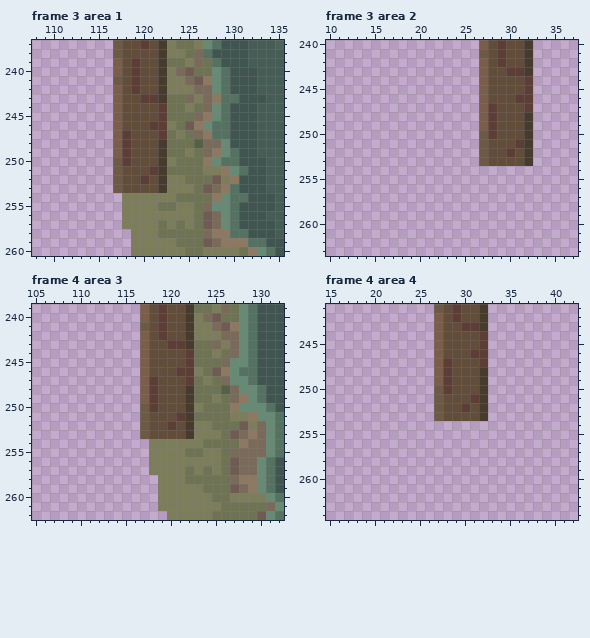
Pixel-art file, stored at assets/02_architecture/05_moulin/02_ext/Moulin_Batiment_Anim.aseprite. This is how it looked before the edit.
375x292 pixels, 9 frames. Colours within 5 levels of each other are drawn and written as one. Shown: frame 3 area 1: x 108..135, y 237..260; frame 3 area 2: x 10..37, y 240..263; frame 4 area 3: x 105..132, y 239..262; frame 4 area 4: x 15..42, y 241..264. The commit also changed other frames or places, which this record leaves out.
After the commit:
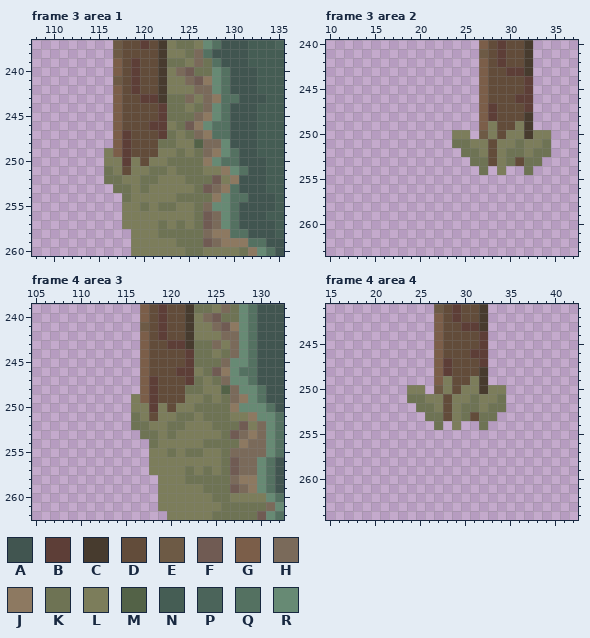
Palette (. is transparent): A #415550  B #5d3e37  C #473b2e  D #624c3a  E #6d5a45  F #705b53  G #7b5e49  H #7a6a5a  J #8d7961  K #6e7354  L #7c7d5b  M #536247  N #455d54  P #4b645a  Q #547161  R #678a74
Change:
Frame 3 area 1, layer "batGauche/structure bois":
y 248: x 122 C -> K; x 124..125 KK -> LL
y 249: x 116 . -> L; x 122..123 CK -> LL
y 250: x 116..117 .E -> LL; x 119 D -> L; x 121..123 DCL -> LLK
y 251: x 116..117 .E -> KL; x 119..123 DDBCK -> LLKKL
y 252: x 116..122 .EDDBDC -> KKLLKKL
y 253: x 117..122 EDDDDC -> KKLKLL
y 254: x 118 L -> K
y 255: x 120 L -> K
Frame 3 area 2, layer "batGauche/structure bois":
y 249: x 28 B -> L; x 31 D -> L
y 250: x 24..25 .. -> LL; x 28 B -> L; x 30..31 DD -> LL; x 33..34 .. -> LL
y 251: x 24..27 ...E -> KKLL; x 29..34 DDBC.. -> LLKLLK
y 252: x 25..27 ..E -> KKL; x 29..34 DBDC.. -> LKKLKK
y 253: x 26..27 .E -> KK; x 29..30 DD -> LK; x 32..33 C. -> KK
y 254: x 27 . -> K; x 29 . -> L; x 32 . -> K
Frame 4 area 3, layer "batGauche/structure bois": the same change as frame 3 area 1
Frame 4 area 4, layer "batGauche/structure bois": the same change as frame 3 area 2
